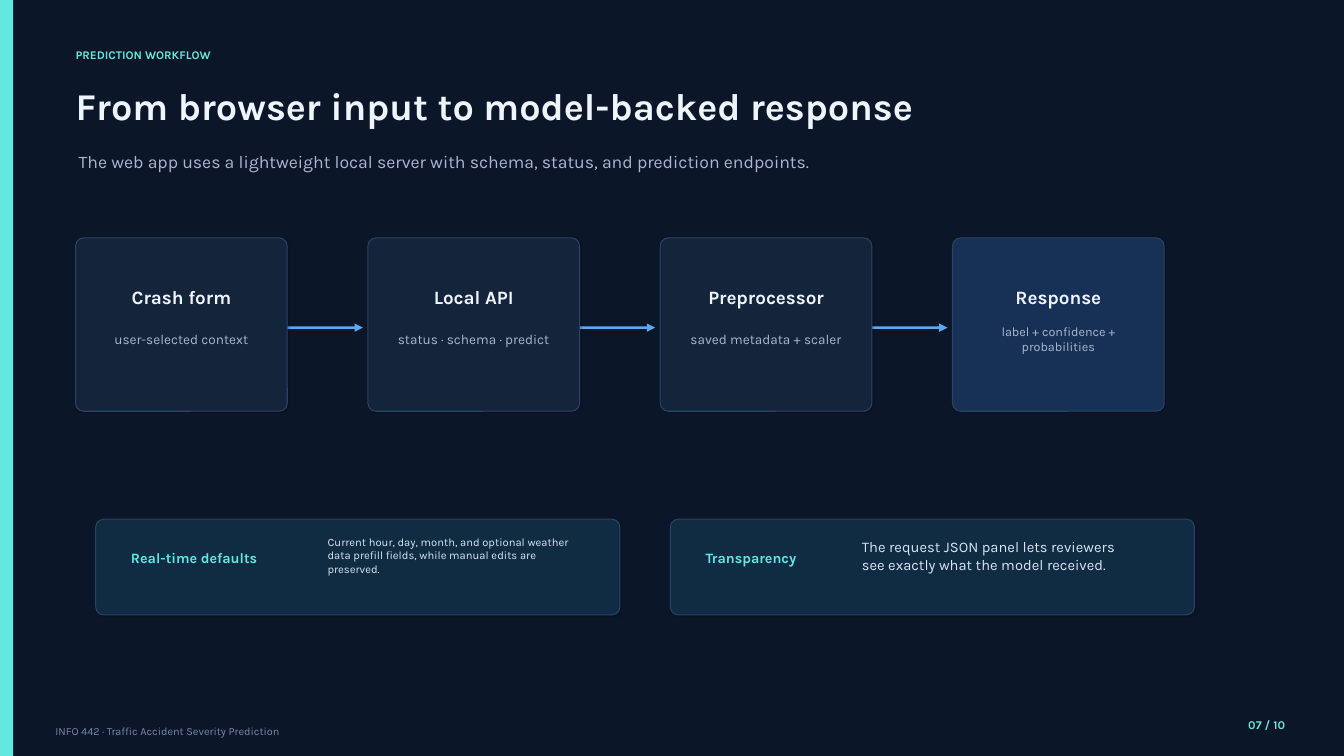
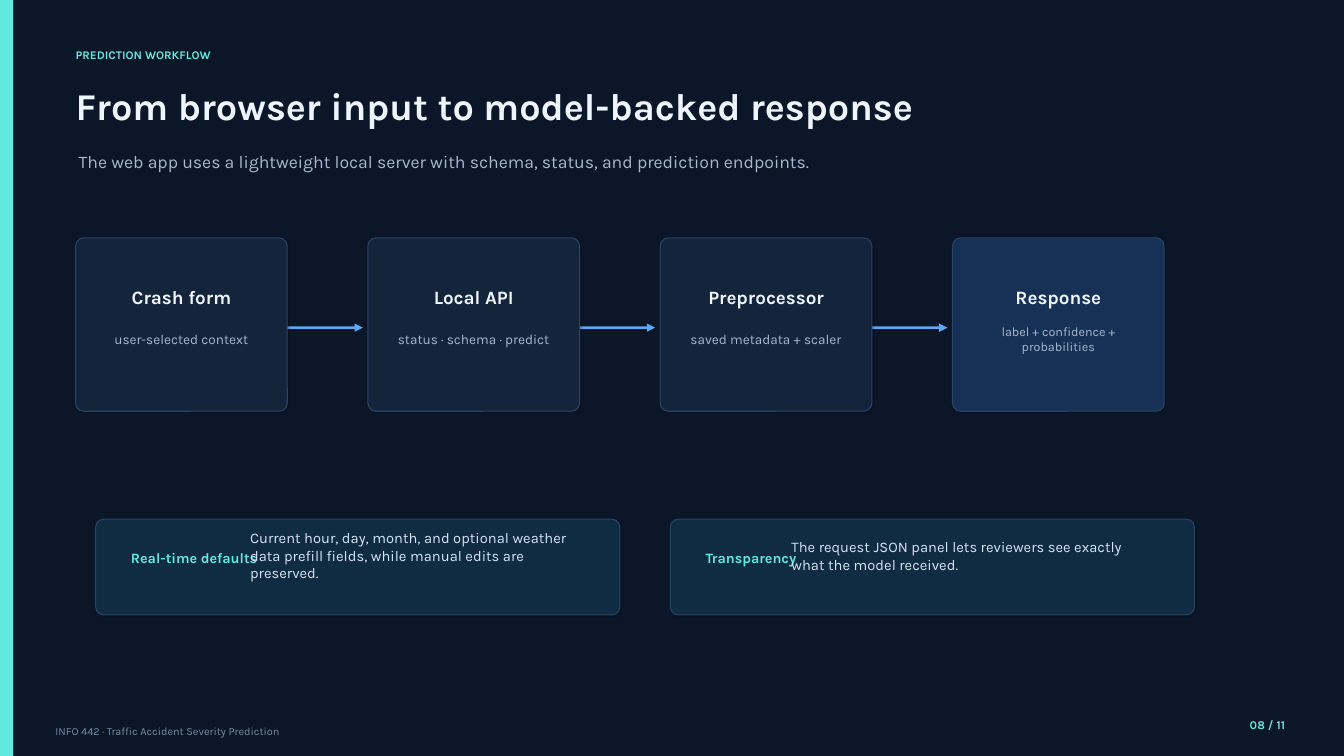
Before and after one commit to Voren0924/LZU-INFO442-Traffic-Accident-Severity-Prediction, a slide deck: slide 8 of M6_Final_Deployment_Report_Presentation/presentation/Presentation.pptx (slide 7 before the commit). Drawn at 1344x756 pixels with LibreOffice and Linux fonts; fonts in the diff are those of the drawing. Boxes give left, top, right and bottom in pixels: in the first picture for what was removed or moved away, otherwise in the second. Text is boxed around its words. In the diff, an @@ line names an element or a change of style, - is before the commit and + after.

Commit message:
update pre ppt

```diff
--- a/M6_Final_Deployment_Report_Presentation/presentation/Presentation.pptx
+++ b/M6_Final_Deployment_Report_Presentation/presentation/Presentation.pptx
@@ text "Current hour, day, month, and ...": place and size @@
-text "Current hour, day, month, and ..." at <box>328,538,569,576</box>
+text "Current hour, day, month, and ..." at <box>250,533,567,582</box>
@@ text "Current hour, day, month, and ..." at <box>250,533,567,582</box>: size 8 to 10.5 pt @@
@@ text "The request JSON panel lets ..." rewrapped from <box>862,542,1115,574</box> to <box>791,542,1121,570</box> @@
@@ text at <box>1250,721,1285,729</box>: text changed @@
-07 / 10
+08 / 11
```
Also in this commit, not shown: 9 other slides changed, 1 slide added.
